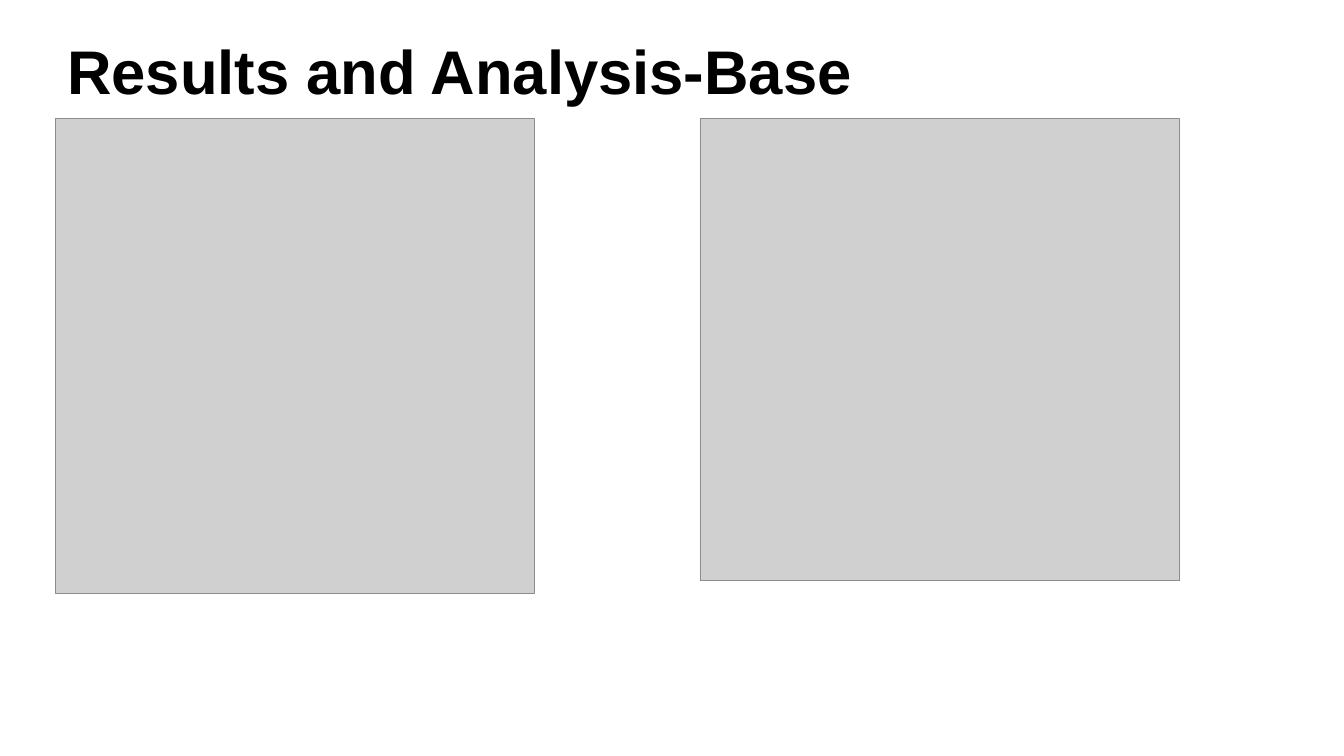
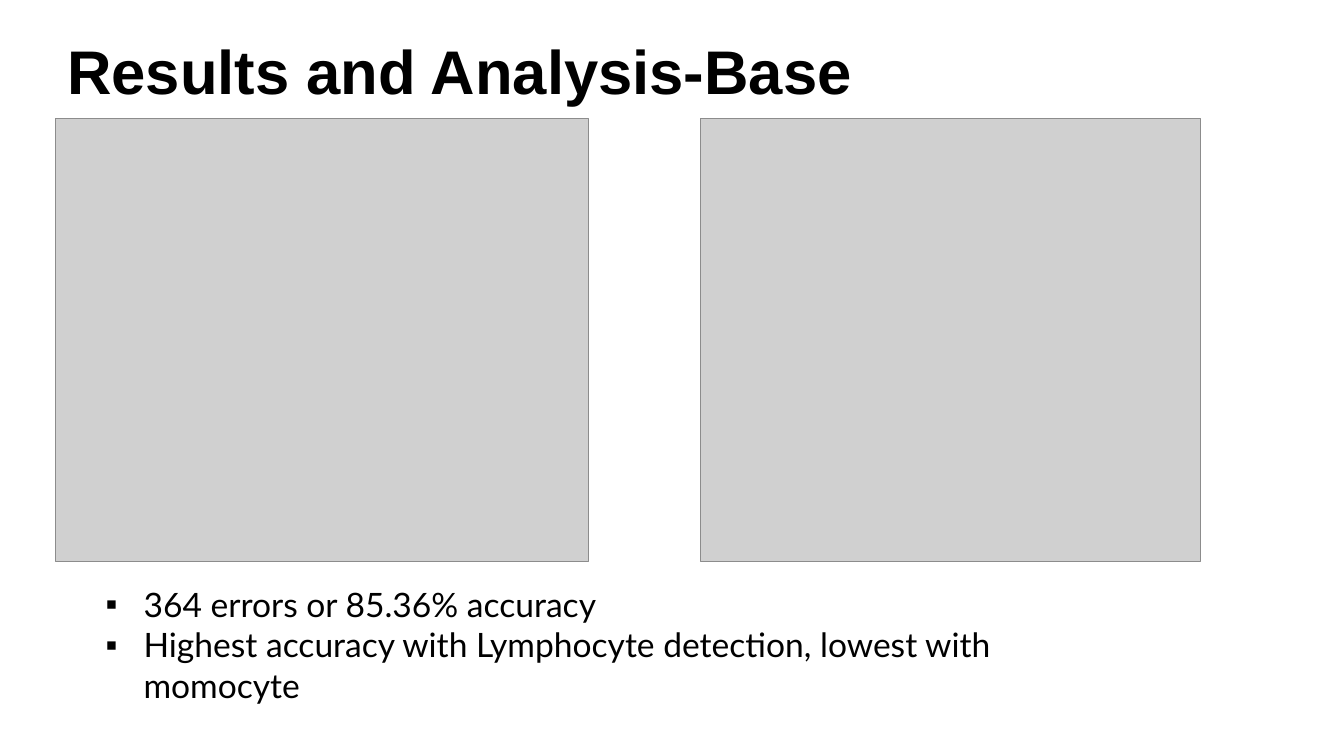
Before and after one commit to imarquez7891/MLSpring2018, a slide deck: slide 14 of MLPresentaion.pptx. Drawn at 1344x756 pixels with LibreOffice and Linux fonts; fonts in the diff are those of the drawing; grey boxes stand for pictures; background and template pictures are left out. Boxes give left, top, right and bottom in pixels: in the first picture for what was removed or moved away, otherwise in the second. Text is boxed around its words. In the diff, an @@ line names an element or a change of style, - is before the commit and + after.

```diff
--- a/MLPresentaion.pptx
+++ b/MLPresentaion.pptx
@@ picture: place and size @@
-picture at (55,118,535,593)
+picture at (55,118,588,561)
@@ picture: place and size @@
-picture at (700,118,1179,581)
+picture at (700,118,1201,561)
@@ text added at (144,592,990,663), 48 pt, text #000000 @@
+▪ 364 errors or 85.36% accuracy
+▪ Highest accuracy with Lymphocyte detection, lowest with momocyte
```
Also in this commit, not shown: 10 other slides changed.
